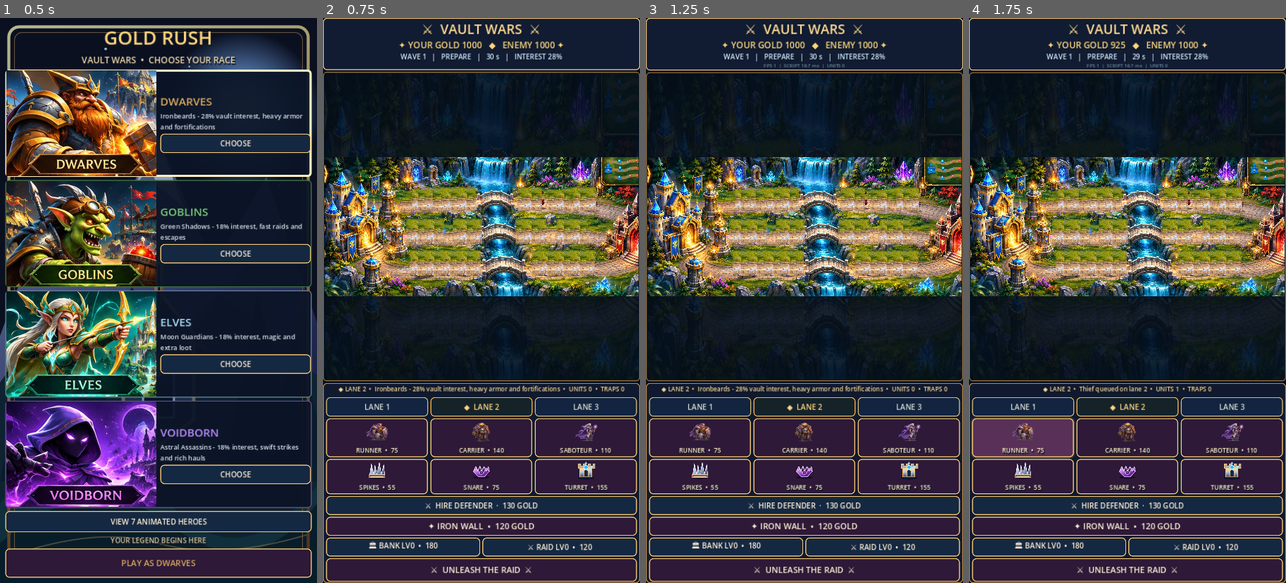
Above: before the commit, frames 1-4 (left to right).
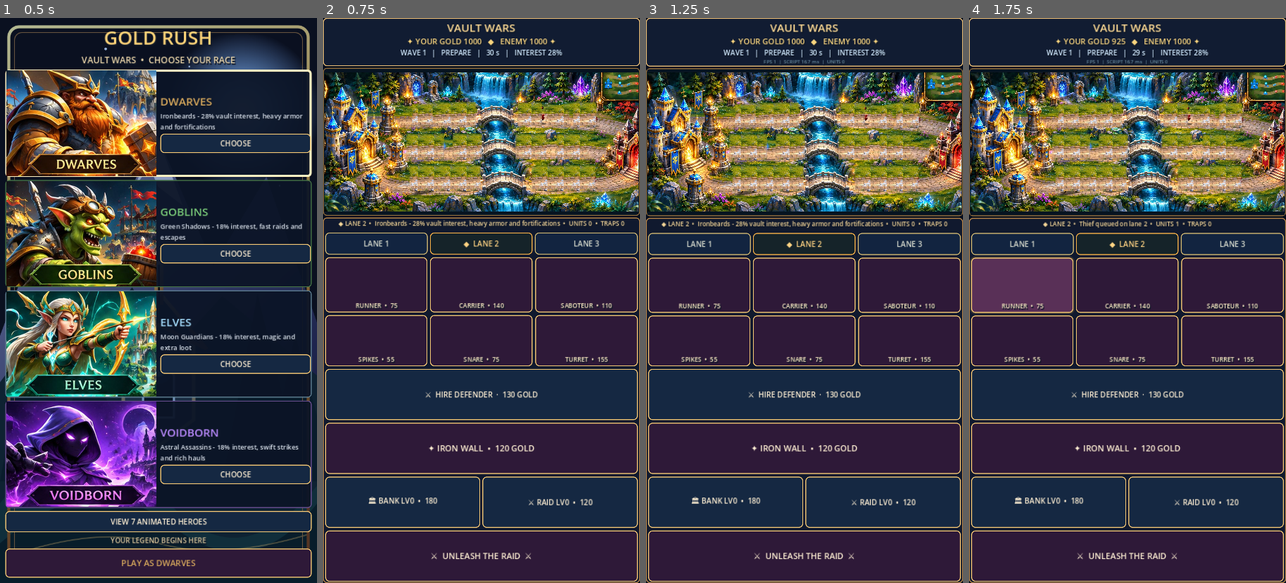
Above: after the commit, the same moments.

Repository: krzych3d/Gold-rush-mobile
Game: Godot game, scene res://main.tscn
Two runs of this game, one before a commit and one after it. Both use one fixed random seed, a clock stepped at 60 frames per second and the inputs below.
Inputs:
- Up to frame 1 (0.5 s): no input
- Up to frame 2 (0.75 s): click "PLAY AS DWARVES" at 0.5 s
- Up to frame 3 (1.25 s): no input
- Up to frame 4 (1.75 s): click "RUNNER • 75" at 1.25 s

Frame 1 is identical in both runs. In frame 2, 70% of the frame differs, in the area x 0-100%, y 1-100%; in frame 3, 70%; in frame 4, 72%.

Commit message:
Fix portrait arena crop, allocate screen space to large readable game cards

Diff:
--- a/scripts/game.gd
+++ b/scripts/game.gd
@@ -58,6 +58,8 @@
 var menu_music: AudioStreamPlayer
 var performance_label: Label
 var performance_elapsed := 0.0
+var render_elapsed := 0.0
+var ui_elapsed := 0.0
 var title_label: Label
 var race_button: Button
 var selection_layer: ColorRect
@@ -172,16 +174,16 @@
 	header_frame.add_child(header)
 	var title := Label.new()
 	title_label = title
-	title.text = "⚔  VAULT WARS  ⚔"
+	title.text = "VAULT WARS"
 	title.horizontal_alignment = HORIZONTAL_ALIGNMENT_CENTER
-	_style_label(title, 30, Color("ffdc95"))
+	_style_label(title, 25, Color("ffdc95"))
 	header.add_child(title)
 	var banner := HBoxContainer.new()
 	header.add_child(banner)
 	hud = Label.new()
 	hud.horizontal_alignment = HORIZONTAL_ALIGNMENT_CENTER
 	hud.size_flags_horizontal = Control.SIZE_EXPAND_FILL
-	_style_label(hud, 20, Color("f8d47e"))
+	_style_label(hud, 18, Color("f8d47e"))
 	banner.add_child(hud)
 	timer_label = Label.new()
 	timer_label.horizontal_alignment = HORIZONTAL_ALIGNMENT_CENTER
@@ -196,11 +198,12 @@
 	var battlefield_frame := PanelContainer.new()
 	_apply_epic_panel(battlefield_frame, Color("071728"), Color("98713d"), 3)
 	battlefield_frame.size_flags_horizontal = Control.SIZE_EXPAND_FILL
-	battlefield_frame.size_flags_vertical = Control.SIZE_EXPAND_FILL
-	battlefield_frame.size_flags_stretch_ratio = 3.0
+	# Keep the map panel close to its original 2400:1060 landscape ratio.
+	battlefield_frame.size_flags_vertical = Control.SIZE_SHRINK_CENTER
+	battlefield_frame.custom_minimum_size.y = 335
 	root.add_child(battlefield_frame)
 	arena = Control.new()
-	arena.custom_minimum_size = Vector2(0, 230)
+	arena.custom_minimum_size = Vector2(0, 325)
 	arena.clip_contents = true
 	arena.size_flags_horizontal = Control.SIZE_EXPAND_FILL
 	arena.size_flags_vertical = Control.SIZE_EXPAND_FILL
@@ -237,10 +240,12 @@
 
 	var command_frame := PanelContainer.new()
 	command_frame.size_flags_horizontal = Control.SIZE_EXPAND_FILL
-	_apply_epic_panel(command_frame, Color("10192e"), Color("bc884a"), 7)
+	command_frame.size_flags_vertical = Control.SIZE_EXPAND_FILL
+	_apply_epic_panel(command_frame, Color("10192e"), Color("bc884a"), 5)
 	root.add_child(command_frame)
 	gameplay_panel = VBoxContainer.new()
-	gameplay_panel.add_theme_constant_override("separation", 4)
+	gameplay_panel.add_theme_constant_override("separation", 6)
+	gameplay_panel.size_flags_vertical = Control.SIZE_EXPAND_FILL
 	command_frame.add_child(gameplay_panel)
 	info = Label.new()
 	info.horizontal_alignment = HORIZONTAL_ALIGNMENT_CENTER
@@ -259,7 +264,8 @@
 	for index in 3:
 		var lane_button := Button.new()
 		lane_button.text = "LANE %d" % (index + 1)
-		lane_button.custom_minimum_size.y = 44
+		lane_button.custom_minimum_size.y = 50
+		lane_button.size_flags_vertical = Control.SIZE_EXPAND_FILL
 		lane_button.size_flags_horizontal = Control.SIZE_EXPAND_FILL
 		lane_button.focus_mode = Control.FOCUS_NONE
 		_style_button(lane_button, true)
@@ -269,35 +275,39 @@
 
 	var unit_row := HBoxContainer.new()
 	unit_row.add_theme_constant_override("separation", 6)
+	unit_row.size_flags_vertical = Control.SIZE_EXPAND_FILL
 	gameplay_panel.add_child(unit_row)
 	for index in 3:
 		var unit_key: String = _character_key(0, index)
 		var unit_button := _epic_card(["RUNNER", "CARRIER", "SABOTEUR"][index],
-			COSTS[index], _preview_frame(_character_atlas(unit_key)), 88)
+			COSTS[index], _preview_frame(_character_atlas(unit_key)), 125)
 		unit_row.add_child(unit_button)
 		controls.append(unit_button)
 		unit_button.pressed.connect(_buy_unit.bind(index))
 
 	var trap_row := HBoxContainer.new()
 	trap_row.add_theme_constant_override("separation", 6)
+	trap_row.size_flags_vertical = Control.SIZE_EXPAND_FILL
 	gameplay_panel.add_child(trap_row)
 	for index in 3:
 		var icon_path: String = ["res://assets/ui/spikes.svg", "res://assets/ui/snare.svg", "res://assets/ui/turret.svg"][index]
 		var trap_button := _epic_card(["SPIKES", "SNARE", "TURRET"][index],
-			TRAP_COSTS[index], load(icon_path) as Texture2D, 80)
+			TRAP_COSTS[index], load(icon_path) as Texture2D, 108)
 		trap_row.add_child(trap_button)
 		controls.append(trap_button)
 		trap_button.pressed.connect(_buy_trap.bind(index))
 
 	guard_button = Button.new()
 	guard_button.text = "⚔  HIRE DEFENDER  ·  130 GOLD"
-	guard_button.custom_minimum_size.y = 43
+	guard_button.custom_minimum_size.y = 52
+	guard_button.size_flags_vertical = Control.SIZE_EXPAND_FILL
 	guard_button.size_flags_horizontal = Control.SIZE_EXPAND_FILL
 	_style_button(guard_button, true)
 	gameplay_panel.add_child(guard_button)
 	guard_button.pressed.connect(_buy_guard)
 	ability_button = Button.new()
-	ability_button.custom_minimum_size.y = 43
+	ability_button.custom_minimum_size.y = 52
+	ability_button.size_flags_vertical = Control.SIZE_EXPAND_FILL
 	ability_button.size_flags_horizontal = Control.SIZE_EXPAND_FILL
 	_style_button(ability_button, false)
 	gameplay_panel.add_child(ability_button)
@@ -305,23 +315,27 @@
 
 	var economy_row := HBoxContainer.new()
 	economy_row.add_theme_constant_override("separation", 5)
+	economy_row.size_flags_vertical = Control.SIZE_EXPAND_FILL
 	gameplay_panel.add_child(economy_row)
 	invest_button = Button.new()
 	invest_button.size_flags_horizontal = Control.SIZE_EXPAND_FILL
-	invest_button.custom_minimum_size.y = 43
+	invest_button.custom_minimum_size.y = 52
+	invest_button.size_flags_vertical = Control.SIZE_EXPAND_FILL
 	_style_button(invest_button, true)
 	economy_row.add_child(invest_button)
 	invest_button.pressed.connect(_upgrade_bank)
 	raid_button = Button.new()
 	raid_button.size_flags_horizontal = Control.SIZE_EXPAND_FILL
-	raid_button.custom_minimum_size.y = 43
+	raid_button.custom_minimum_size.y = 52
+	raid_button.size_flags_vertical = Control.SIZE_EXPAND_FILL
 	_style_button(raid_button, true)
 	economy_row.add_child(raid_button)
 	raid_button.pressed.connect(_buy_raid_boost)
 
 	var start := Button.new()
 	start.text = "⚔  UNLEASH THE RAID  ⚔"
-	start.custom_minimum_size.y = 53
+	start.custom_minimum_size.y = 64
+	start.size_flags_vertical = Control.SIZE_EXPAND_FILL
 	start.size_flags_horizontal = Control.SIZE_EXPAND_FILL
 	_style_button(start, false)
 	gameplay_panel.add_child(start)
@@ -892,11 +906,11 @@
 		var available_unit: bool = phase == "PREP" and gold[0] >= COSTS[i] and orders[0].size() < 6 and queued_in_lane < 4
 		var unit_card := controls[3 + i]
 		unit_card.disabled = not available_unit
-		unit_card.modulate = Color.WHITE if available_unit else Color(0.67, 0.69, 0.76)
+		unit_card.modulate = Color.WHITE
 		var available_trap: bool = phase == "PREP" and gold[0] >= TRAP_COSTS[i] and traps_in_lane < 5
 		var trap_card := controls[6 + i]
 		trap_card.disabled = not available_trap
-		trap_card.modulate = Color.WHITE if available_trap else Color(0.67, 0.69, 0.76)
+		trap_card.modulate = Color.WHITE
 	guard_button.disabled = phase != "PREP" or gold[0] < GUARD_COST or guards_in_lane >= 3
 	ability_button.disabled = phase != "PREP" or ability_used or gold[0] < 120
 	ability_button.text = "✦ %s  •  120 GOLD" % ABILITY_NAMES[selected_race] if not ability_used else "✓ %s ACTIVE" % ABILITY_NAMES[selected_race]
@@ -961,7 +975,7 @@
 		return null
 	var preview := AtlasTexture.new()
 	preview.atlas = sheet
-	preview.region = Rect2(0, 0, 128, 128)
+	preview.region = Rect2(15, 6, 100, 116)
 	return preview
 
 func _epic_card(caption: String, price: int, art: Texture2D, minimum_height: float) -> Button:
@@ -982,7 +996,7 @@
 	portrait.offset_left = 7
 	portrait.offset_right = -7
 	portrait.offset_top = 2
-	portrait.offset_bottom = minimum_height - 31.0
+	portrait.offset_bottom = -34.0
 	var label := Label.new()
 	label.name = "Caption"
 	label.text = "%s  •  %d" % [caption, price]
@@ -1022,10 +1036,10 @@
 		elif state == "pressed":
 			style.bg_color = Color("86572b")
 		elif state == "disabled":
-			style.bg_color = Color("1e273a")
+			style.bg_color = Color("24344b")
 		elif state == "focus":
 			style.bg_color = Color("1c3450")
-		style.border_color = Color("f8ca75") if state != "disabled" else Color("716955")
+		style.border_color = Color("f8ca75") if state != "disabled" else Color("a48c68")
 		style.set_border_width_all(2)
 		style.set_corner_radius_all(9)
 		style.content_margin_left = 4
@@ -1164,10 +1178,7 @@
 	# Fill the tall phone viewport with a dimmed scenic continuation.
 	# The crisp, fully visible battlefield is drawn above in world coordinates.
 	arena.draw_rect(Rect2(Vector2.ZERO, arena.size), Color("071421"))
-	# A subtle, scaled scenery continuation fills the otherwise-empty margins
-	# around the fully visible widescreen battlefield on tall mobile displays.
-	arena.draw_texture_rect(epic_battlefield_texture, Rect2(Vector2.ZERO, arena.size),
-		false, Color(0.20, 0.26, 0.35, 0.34))
+	# No stretched, dark duplicate of the battlefield behind the crisp image.
 	arena.draw_set_transform_matrix(_iso_transform())
 	center = Vector2.ZERO
 	# The battlefield is now one high-detail painting. Never draw the old
